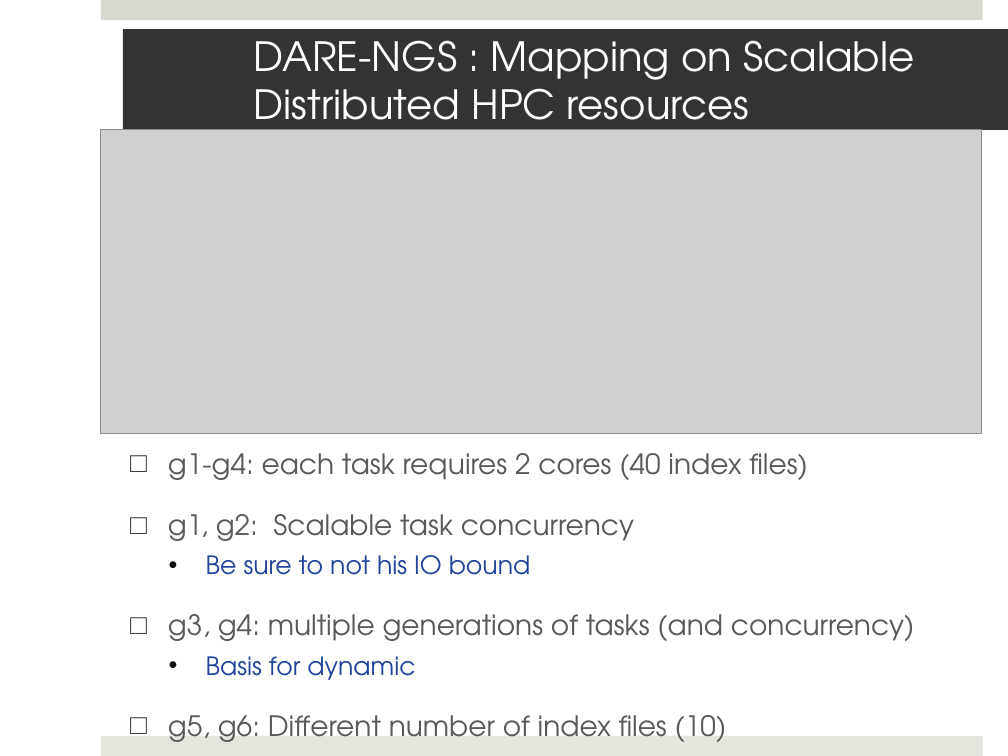
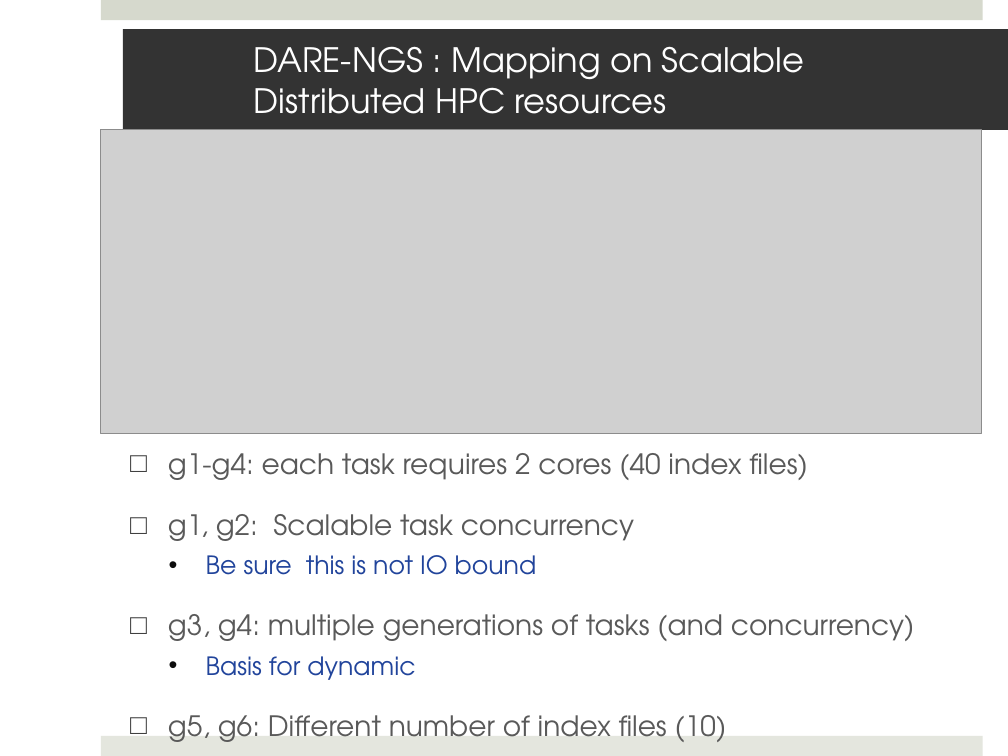
Before and after one commit to saga-project/saga-cpp-legacy-projects, a slide deck: slide 14 of saga-talks/ecmls11-dare.pptx. Drawn at 1008x756 pixels with LibreOffice and Linux fonts; fonts in the diff are those of the drawing; grey boxes stand for pictures; background and template pictures are left out. Boxes give left, top, right and bottom in pixels: in the first picture for what was removed or moved away, otherwise in the second. Text is boxed around its words. In the diff, an @@ line names an element or a change of style, - is before the commit and + after.

```diff
--- a/saga-talks/ecmls11-dare.pptx
+++ b/saga-talks/ecmls11-dare.pptx
@@ title "DARE-NGS : Mapping on Scalable ..." at bbox=[123, 29, 1008, 130]: size 28.8 to 24 pt @@
@@ text at bbox=[206, 555, 537, 575]: text changed @@
-  • Be sure to not his IO bound
+  • Be sure this is not IO bound
```
Also in this commit, not shown: 7 other slides changed, 1 slide added, 1 other file.
